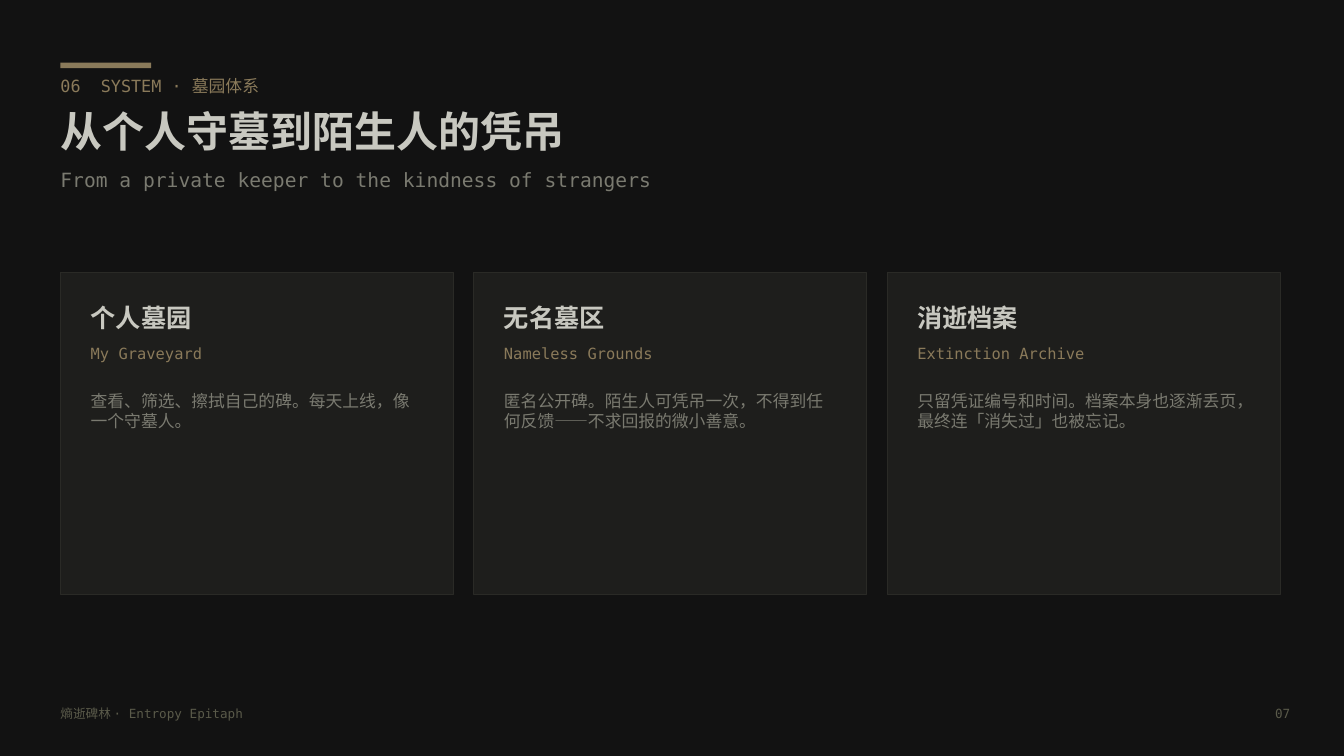
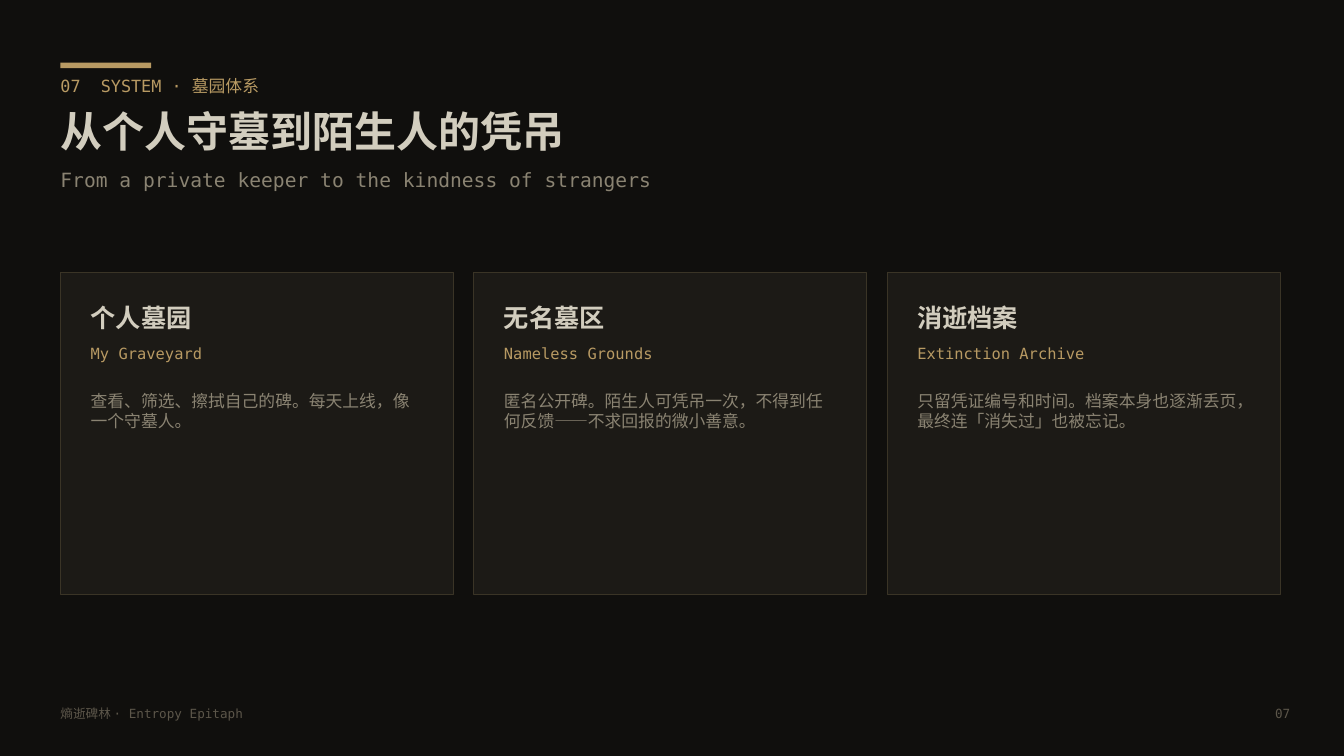
Before and after one commit to h0ll0w-AkuZr0guY/entropy-epitaph, a slide deck: slide 8 of docs/entropy-epitaph-pitch.pptx (slide 7 before the commit). Drawn at 1344x756 pixels with LibreOffice and Linux fonts; fonts in the diff are those of the drawing. Boxes give left, top, right and bottom in pixels: in the first picture for what was removed or moved away, otherwise in the second. Text is boxed around its words. In the diff, an @@ line names an element or a change of style, - is before the commit and + after.

```diff
--- a/docs/entropy-epitaph-pitch.pptx
+++ b/docs/entropy-epitaph-pitch.pptx
@@ rectangle at (0, 0, 1344, 756): fill #121212 to #100F0D @@
@@ text at (60, 78, 259, 94): text changed; text colour #8A7A5A to #B89A63 @@
-06 SYSTEM · 墓园体系
+07 SYSTEM · 墓园体系
@@ rectangle at (60, 63, 151, 69): fill #8A7A5A to #B89A63 @@
@@ text "从个人守墓到陌生人的凭吊" at (60, 111, 651, 191): text colour #C8C8C0 to #D2CDBE in "从个人守墓到陌生人的凭吊"; text colour #7A7A70 to #8A8372 in "From a private keeper to the kindness ..." @@
@@ fill #1E1E1C to #1C1A16; outline #2A2A26 0.75 pt to #3A3426 0.75 pt in 3 elements at (60, 272, 454, 595), (474, 272, 867, 595), (887, 272, 1280, 595) @@
@@ text "个人墓园" at (91, 305, 410, 428): text colour #C8C8C0 to #D2CDBE in "个人墓园"; text colour #8A7A5A to #B89A63 in "My Graveyard"; text colour #7A7A70 to #8A8372 in "查看、筛选、擦拭自己的碑。每天上线，像一个守墓人。" @@
@@ text "无名墓区" at (504, 305, 823, 428): text colour #C8C8C0 to #D2CDBE in "无名墓区"; text colour #8A7A5A to #B89A63 in "Nameless Grounds"; text colour #7A7A70 to #8A8372 in "匿名公开碑。陌生人可凭吊一次，不得到任何反馈——不求回报的微小善意。" @@
@@ text "消逝档案" at (917, 305, 1253, 429): text colour #C8C8C0 to #D2CDBE in "消逝档案"; text colour #8A7A5A to #B89A63 in "Extinction Archive"; text colour #7A7A70 to #8A8372 in "只留凭证编号和时间。档案本身也逐渐丢页，最终连「消失过」也被忘记。" @@
```
Also in this commit, not shown: 7 other slides changed, 3 slides added, 2 slides removed, 9 other files.
